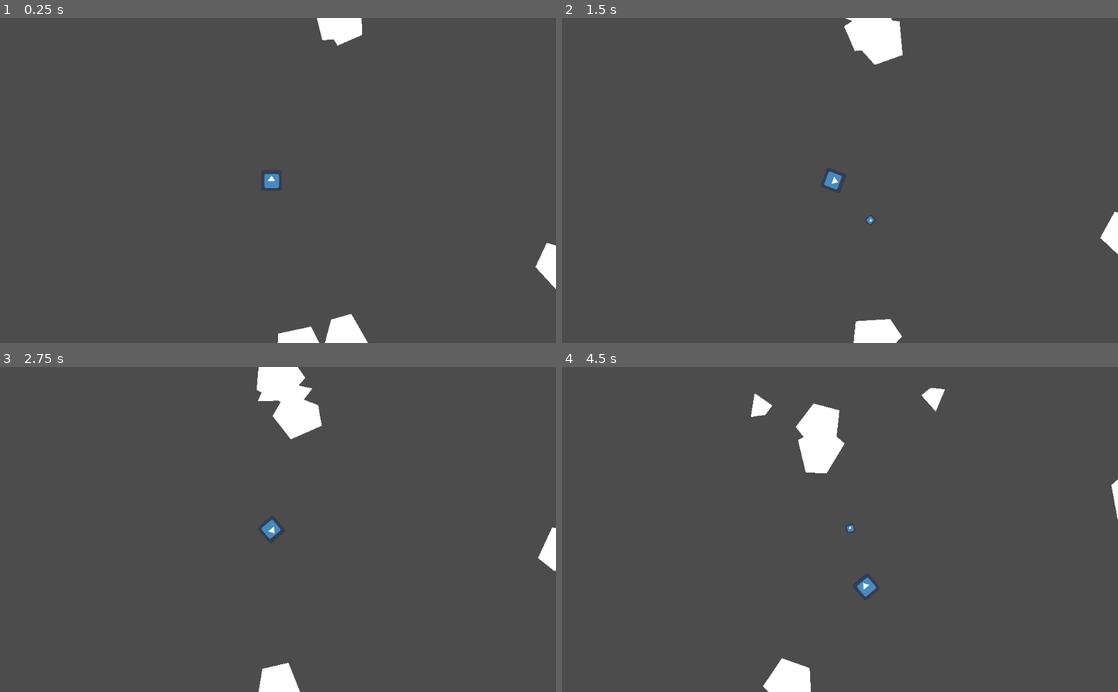
Above: before the commit, frames 1-4 (two rows, left to right).
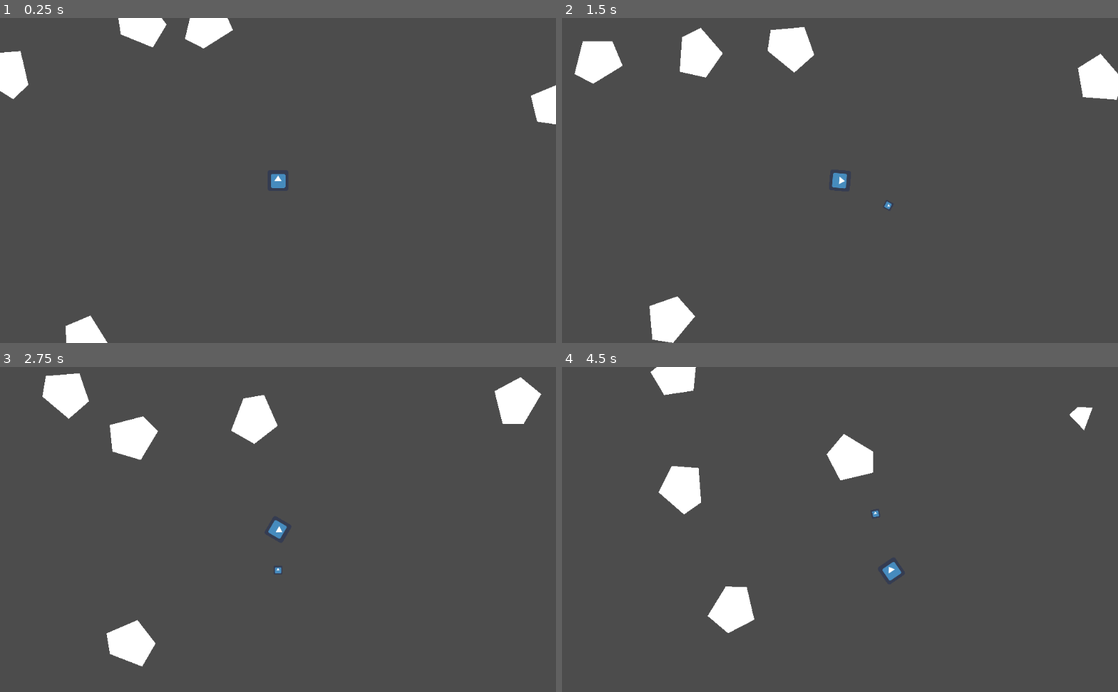
Above: after the commit, the same moments.

Repository: charliedavenport/SpaceJunk
Game: Godot game, scene res://Main.tscn
Two runs of this game, one before a commit and one after it. Both use one fixed random seed, a clock stepped at 60 frames per second and the inputs below. The engine's default icon, where the game draws it, is replaced by a stand-in: a white triangle on a blue panel in a dark square.
Inputs:
- Up to frame 1 (0.25 s): no input
- Up to frame 2 (1.5 s): hold Right (turn_right) 0.53-1.28 s; hold Space (shoot) 0.53-1.28 s; hold Left (turn_left) from 1.28 s (still down); tap Space (shoot) at 1.35 s
- Up to frame 3 (2.75 s): release Left (turn_left) at 2.03 s; hold Right (turn_right) from 2.03 s (still down); hold Space (shoot) from 2.03 s (still down)
- Up to frame 4 (4.5 s): release Right (turn_right) at 2.78 s; release Space (shoot) at 2.78 s; hold Up (forward) 2.78-3.53 s; tap Space (shoot) at 2.85, 4.35 s; hold Space (shoot) 3.53-4.28 s; hold Left (turn_left) from 3.53 s (still down)

The runs differ from the first frame. In frame 1, 4.3% of the frame differs, in the area x 0-100%, y 0-100%; in frame 2, 6.1%; in frame 3, 6.6%, in the area x 7-100%, y 0-100%; in frame 4, 5.6%.

Commit message:
Make the root node of the game a Node instead of Node2D
because apparently control nodes fucking suck when parented under Node2D. idk why

Diff:
--- a/Asteroid/Asteroid_Big.tscn
+++ b/Asteroid/Asteroid_Big.tscn
@@ -3,6 +3,7 @@
 [ext_resource path="res://Asteroid/Asteroid_Big.gd" type="Script" id=1]
 
 [node name="Asteroid_Big" type="KinematicBody2D"]
+z_index = -1
 collision_layer = 4
 script = ExtResource( 1 )
 
--- a/Asteroid/Asteroid_Small.tscn
+++ b/Asteroid/Asteroid_Small.tscn
@@ -3,6 +3,7 @@
 [ext_resource path="res://Asteroid/Asteroid_Small.gd" type="Script" id=1]
 
 [node name="Asteroid_Small" type="KinematicBody2D"]
+z_index = -1
 collision_layer = 4
 script = ExtResource( 1 )
 
--- a/GameManager.gd
+++ b/GameManager.gd
@@ -5,7 +5,7 @@
 const Asteroid = preload("res://Asteroid/Asteroid.gd")
 const Projectile = preload("res://Projectile/Projectile.gd")
 
-onready var player = get_node("Player")
+onready var player = get_parent().get_node("Player")
 onready var rng = RandomNumberGenerator.new()
 onready var screen_width = get_viewport_rect().size.x
 onready var screen_height = get_viewport_rect().size.y
--- a/Main.tscn
+++ b/Main.tscn
@@ -3,14 +3,20 @@
 [ext_resource path="res://Player/Player.tscn" type="PackedScene" id=1]
 [ext_resource path="res://GameManager.gd" type="Script" id=4]
 
-[node name="Main" type="Node2D"]
+[node name="Root" type="Node"]
+
+[node name="GameManager" type="Node2D" parent="."]
 script = ExtResource( 4 )
 
 [node name="Player" parent="." instance=ExtResource( 1 )]
-position = Vector2( 500, 300 )
+position = Vector2( 512, 300 )
 thrust = 2.0
 stopping_thrust = 3.0
-turnspeed = 3.5
+turnspeed = 3.0
 
-[node name="AsteroidSpawnTimer" type="Timer" parent="."]
-wait_time = 5.0
+[node name="Control" type="Control" parent="."]
+anchor_right = 1.0
+anchor_bottom = 1.0
+__meta__ = {
+"_edit_use_anchors_": false
+}
--- a/project.godot
+++ b/project.godot
@@ -46,22 +46,22 @@
 
 forward={
 "deadzone": 0.5,
-"events": [ Object(InputEventKey,"resource_local_to_scene":false,"resource_name":"","device":0,"alt":false,"shift":false,"control":false,"meta":false,"command":false,"pressed":false,"scancode":16777232,"physical_scancode":0,"unicode":0,"echo":false,"script":null)
+"events": [ Object(InputEventKey,"resource_local_to_scene":false,"resource_name":"","device":0,"alt":false,"shift":false,"control":false,"meta":false,"command":false,"pressed":false,"scancode":16777232,"unicode":0,"echo":false,"script":null)
  ]
 }
 turn_left={
 "deadzone": 0.5,
-"events": [ Object(InputEventKey,"resource_local_to_scene":false,"resource_name":"","device":0,"alt":false,"shift":false,"control":false,"meta":false,"command":false,"pressed":false,"scancode":16777231,"physical_scancode":0,"unicode":0,"echo":false,"script":null)
+"events": [ Object(InputEventKey,"resource_local_to_scene":false,"resource_name":"","device":0,"alt":false,"shift":false,"control":false,"meta":false,"command":false,"pressed":false,"scancode":16777231,"unicode":0,"echo":false,"script":null)
  ]
 }
 turn_right={
 "deadzone": 0.5,
-"events": [ Object(InputEventKey,"resource_local_to_scene":false,"resource_name":"","device":0,"alt":false,"shift":false,"control":false,"meta":false,"command":false,"pressed":false,"scancode":16777233,"physical_scancode":0,"unicode":0,"echo":false,"script":null)
+"events": [ Object(InputEventKey,"resource_local_to_scene":false,"resource_name":"","device":0,"alt":false,"shift":false,"control":false,"meta":false,"command":false,"pressed":false,"scancode":16777233,"unicode":0,"echo":false,"script":null)
  ]
 }
 shoot={
 "deadzone": 0.5,
-"events": [ Object(InputEventKey,"resource_local_to_scene":false,"resource_name":"","device":0,"alt":false,"shift":false,"control":false,"meta":false,"command":false,"pressed":false,"scancode":32,"physical_scancode":0,"unicode":0,"echo":false,"script":null)
+"events": [ Object(InputEventKey,"resource_local_to_scene":false,"resource_name":"","device":0,"alt":false,"shift":false,"control":false,"meta":false,"command":false,"pressed":false,"scancode":32,"unicode":0,"echo":false,"script":null)
  ]
 }
 
